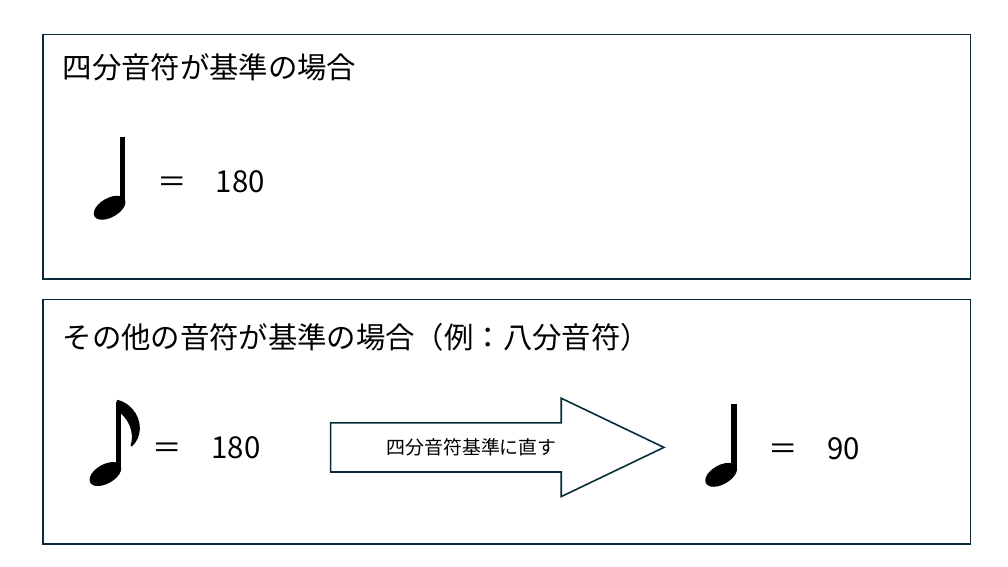
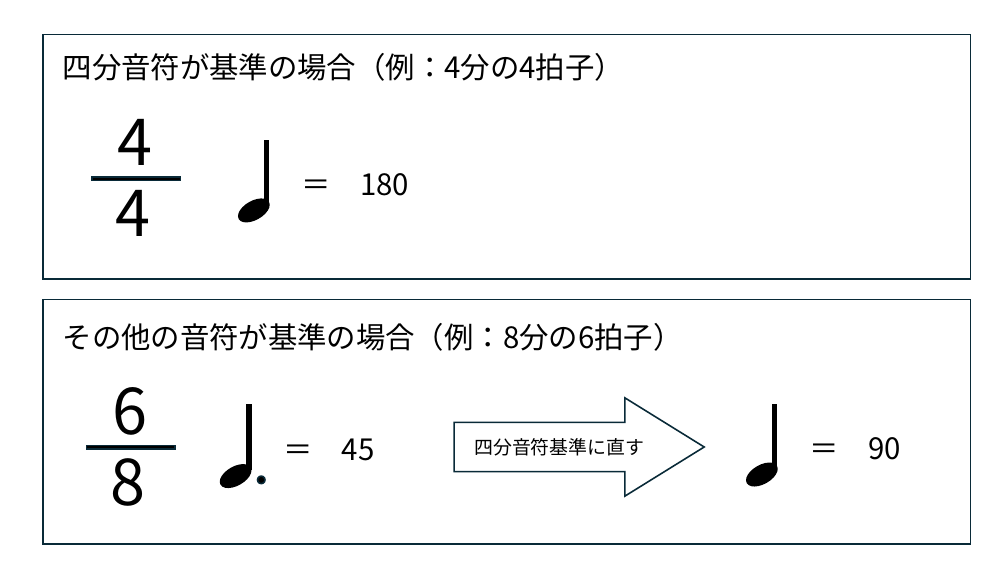
Before and after one commit to muse-studio/muselab-pblproject-template, a slide deck: slide 1 of fig/pawapo.pptx. Drawn at 1008x567 pixels with LibreOffice and Linux fonts; fonts in the diff are those of the drawing. Boxes give left, top, right and bottom in pixels: in the first picture for what was removed or moved away, otherwise in the second. Text is boxed around its words. In the diff, an @@ line names an element or a change of style, - is before the commit and + after.

```diff
--- a/fig/pawapo.pptx
+++ b/fig/pawapo.pptx
@@ text at <box>63,53,624,81</box>: text changed @@
-四分音符が基準の場合
+四分音符が基準の場合（例：4分の4拍子）
@@ text added at <box>118,118,153,181</box>, 60 pt, text #000000 @@
+4
@@ rectangle added at <box>91,177,180,181</box>, fill #000000, outline #092A39 1.5 pt @@
@@ text added at <box>116,176,151,236</box>, 60 pt, text #000000 @@
+4
@@ 1 text, 1 rectangle, 1 ellipse: place and size @@
-1 text, 1 rectangle, 1 ellipse at <box>91,138,265,223</box>
+1 text, 1 rectangle, 1 ellipse at <box>235,141,409,226</box>
@@ text at <box>63,323,683,351</box>: text changed @@
-その他の音符が基準の場合（例：八分音符）
+その他の音符が基準の場合（例：8分の6拍子）
@@ text added at <box>113,387,148,449</box>, 60 pt, text #000000 @@
+6
@@ freeform shape removed at <box>103,398,150,446</box> @@
@@ rectangle: place and size @@
-rectangle at <box>117,402,121,467</box>
+rectangle at <box>247,405,251,470</box>
@@ right arrow "四分音符基準に直す": place and size @@
-right arrow "四分音符基準に直す" at <box>330,399,664,497</box>
+right arrow "四分音符基準に直す" at <box>454,398,705,496</box>
@@ right arrow "四分音符基準に直す" at <box>454,398,705,496</box>: proportions changed @@
@@ 1 text, 1 ellipse, 1 rectangle: place and size @@
-1 text, 1 ellipse, 1 rectangle at <box>703,405,860,490</box>
+1 text, 1 ellipse, 1 rectangle at <box>743,405,901,490</box>
@@ rectangle added at <box>87,445,175,449</box>, fill #000000, outline #092A39 1.5 pt @@
@@ text added at <box>111,445,146,506</box>, 60 pt, text #000000 @@
+8
@@ text at <box>342,438,375,461</box>: text changed @@
-＝ 180
+＝ 45
@@ ellipse: place and size @@
-ellipse at <box>86,458,124,490</box>
+ellipse at <box>217,460,255,492</box>
@@ ellipse added at <box>258,476,265,484</box>, fill #000000, outline #092A39 1.5 pt @@
```
Also in this commit, not shown: 1 slide added, 19 other files.
